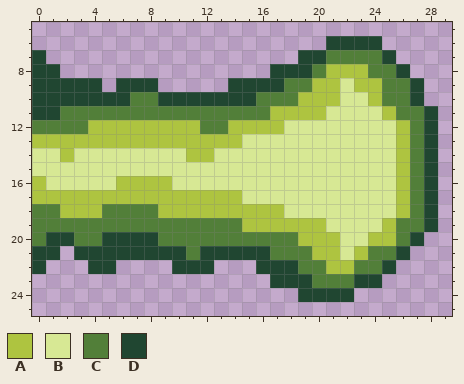
Pixel-art sprite, stored at res/img/explosion/end_right.png. The picture above is the old version.
The file is 32x32 pixels. Shown: x 0..29, y 5..25.
Palette (. is transparent): A #aec440  B #d7e894  C #527f39  D #204631
Pixels before, first column x 0:
 6 .....................DDDD....
 7 D..................DDCCCCD...
 8 DD...............DDDCAAACCD..
 9 DDDDD.DDD.....DDDDCCAABAACCD.
10 DDDDDDDCCDDDDDDDCCCAAABBACCD.
11 DDCCCCCCCCCCCCCCCAAAABBBBACCD
12 CCCCAAAAAAAACCAAAABBBBBBBBACD
13 AAAAAAAAAAAAAAABBBBBBBBBBBACD
14 BBABBBBBBBBAABBBBBBBBBBBBBACD
15 BBBBBBBBBBBBBBBBBBBBBBBBBBACD
16 ABBBBBAAAABBBBBBBBBBBBBBBBACD
17 AAAAAAAAAAAAAAABBBBBBBBBBBACD
18 CCAAACCCCAAAAAAAAABBBBBBBBACD
19 CCCCCCCCCCCCCCCAAAAAABBBBACCD
20 CDDCCDDDDCCCCCCCCCCAAABBAACD.
21 DD.DDDDDDDDCDDDDDCCCAABACCD..
22 D...DD....DDD...DDDCCAACCD...
23 .................DDDCCCDD....
24 ...................DDDD......
The same view after the edit:
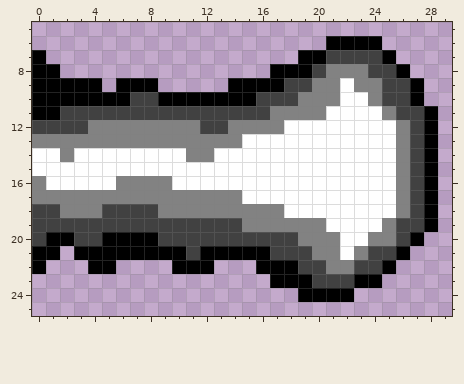
What changed:
colour A: #aec440 -> #828282
colour B: #d7e894 -> #ffffff
colour C: #527f39 -> #414141
colour D: #204631 -> #000000
